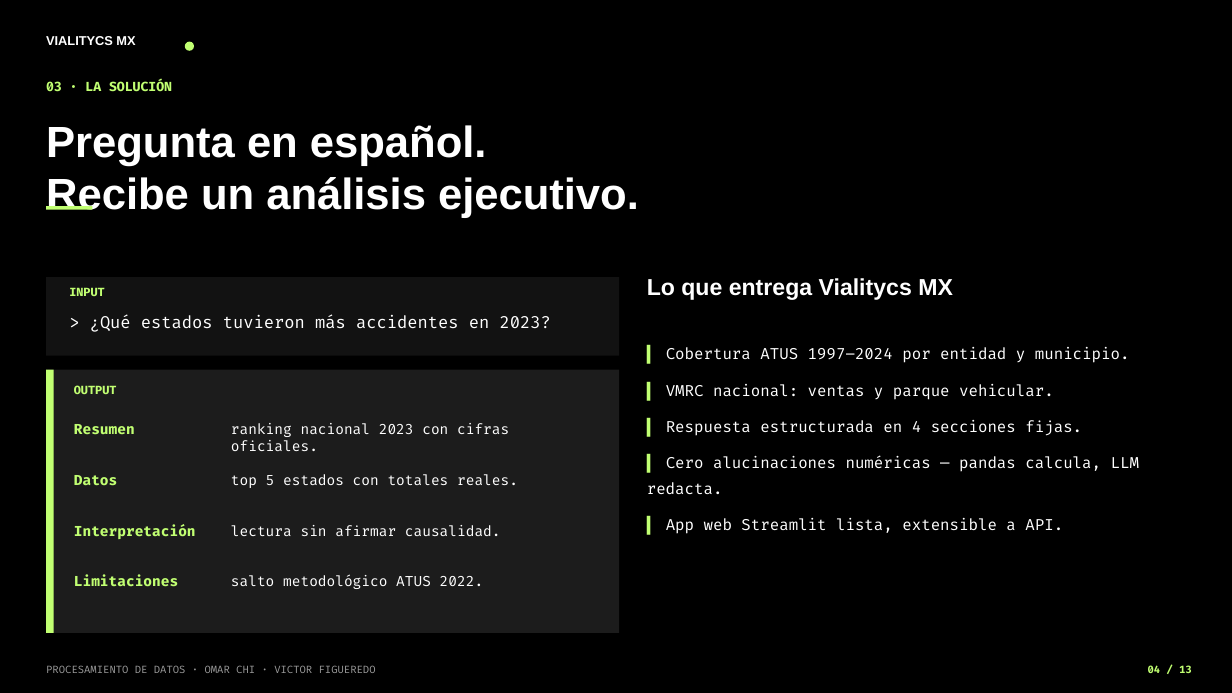
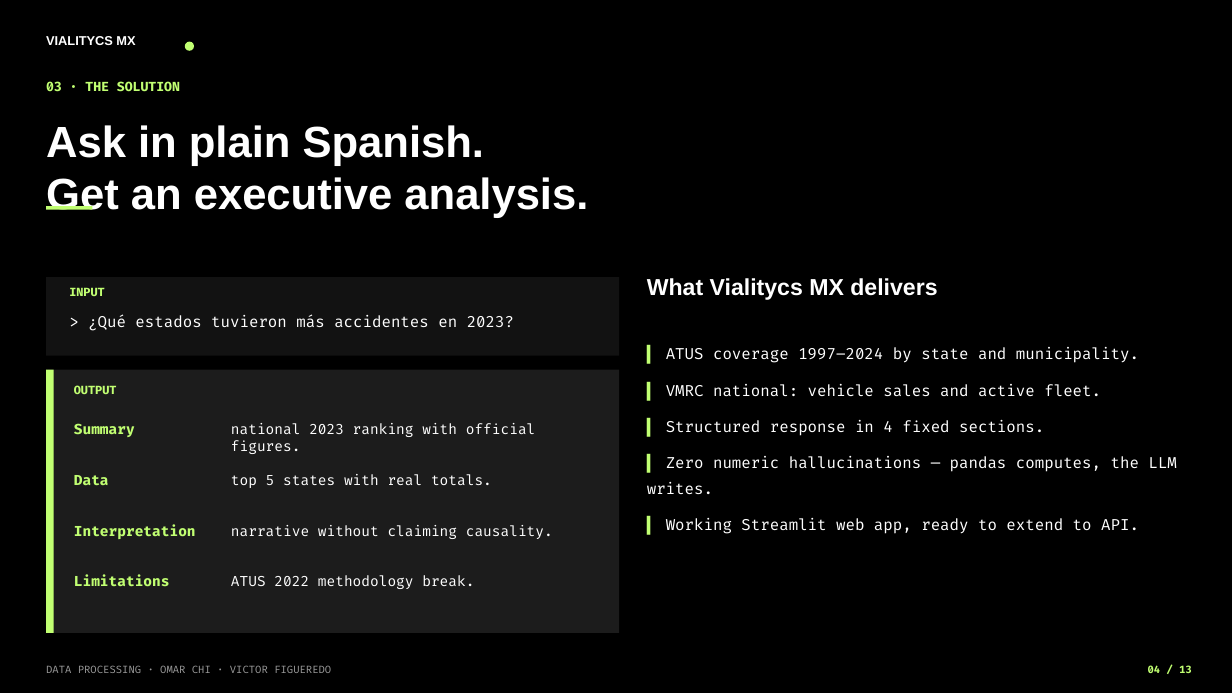
Before and after one commit to omarchii/inegi, a slide deck: slide 4 of reports/presentacion_vialitycs_mx.pptx. Drawn at 1232x693 pixels with LibreOffice and Linux fonts; fonts in the diff are those of the drawing. Boxes give left, top, right and bottom in pixels: in the first picture for what was removed or moved away, otherwise in the second. Text is boxed around its words. In the diff, an @@ line names an element or a change of style, - is before the commit and + after.

```diff
--- a/reports/presentacion_vialitycs_mx.pptx
+++ b/reports/presentacion_vialitycs_mx.pptx
@@ text at (46,81,180,92): text changed @@
-03 · LA SOLUCIÓN
+03 · THE SOLUTION
@@ text at (46,125,588,218): text changed @@
-Pregunta en español.
-Recibe un análisis ejecutivo.
+Ask in plain Spanish.
+Get an executive analysis.
@@ text at (647,278,937,300): text changed @@
-Lo que entrega Vialitycs MX
+What Vialitycs MX delivers
@@ text "> ¿Qué estados tuvieron más ..." at (88,314,514,331): size 13 to 12 pt @@
@@ text at (647,347,1176,534): text changed @@
-▍ Cobertura ATUS 1997–2024 por entidad y municipio.
-▍ VMRC nacional: ventas y parque vehicular.
-▍ Respuesta estructurada en 4 secciones fijas.
-▍ Cero alucinaciones numéricas — pandas calcula, LLM redacta.
-▍ App web Streamlit lista, extensible a API.
+▍ ATUS coverage 1997–2024 by state and municipality.
+▍ VMRC national: vehicle sales and active fleet.
+▍ Structured response in 4 fixed sections.
+▍ Zero numeric hallucinations — pandas computes, the LLM writes.
+▍ Working Streamlit web app, ready to extend to API.
@@ text at (74,423,135,437): text changed @@
-Resumen
+Summary
@@ text at (231,423,536,454): text changed @@
-ranking nacional 2023 con cifras oficiales.
+national 2023 ranking with official figures.
@@ text at (74,475,109,486): text changed @@
-Datos
+Data
@@ text at (231,474,492,488): text changed @@
-top 5 estados con totales reales.
+top 5 states with real totals.
@@ text at (74,524,196,539): text changed @@
-Interpretación
+Interpretation
@@ text at (231,525,553,539): text changed @@
-lectura sin afirmar causalidad.
+narrative without claiming causality.
@@ text at (74,575,170,587): text changed @@
-Limitaciones
+Limitations
@@ text at (231,575,474,589): text changed @@
-salto metodológico ATUS 2022.
+ATUS 2022 methodology break.
@@ text at (46,665,331,673): text changed @@
-PROCESAMIENTO DE DATOS · OMAR CHI · VICTOR FIGUEREDO
+DATA PROCESSING · OMAR CHI · VICTOR FIGUEREDO
```
Also in this commit, not shown: 11 other slides changed, 1 slide added, 1 slide removed, 1 other file.
